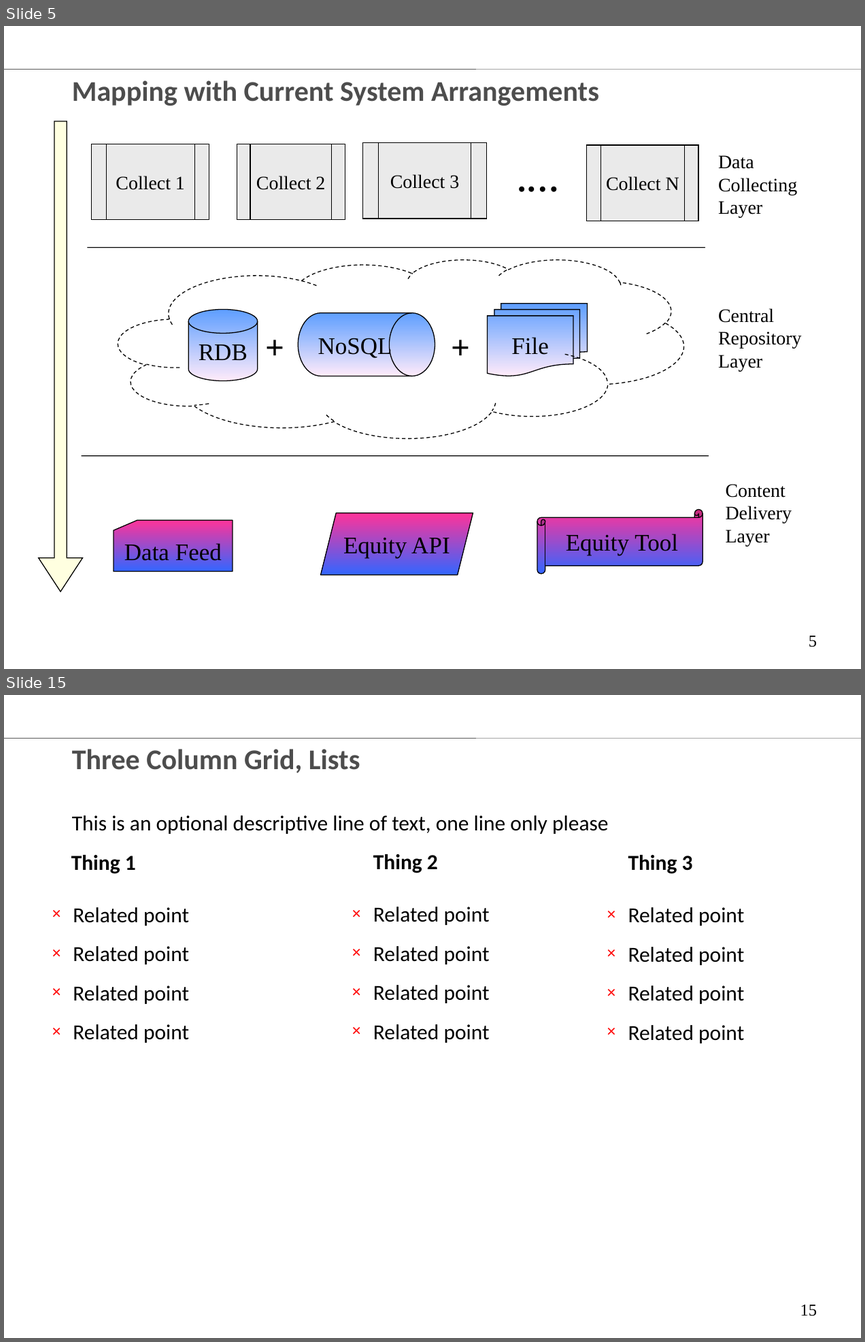
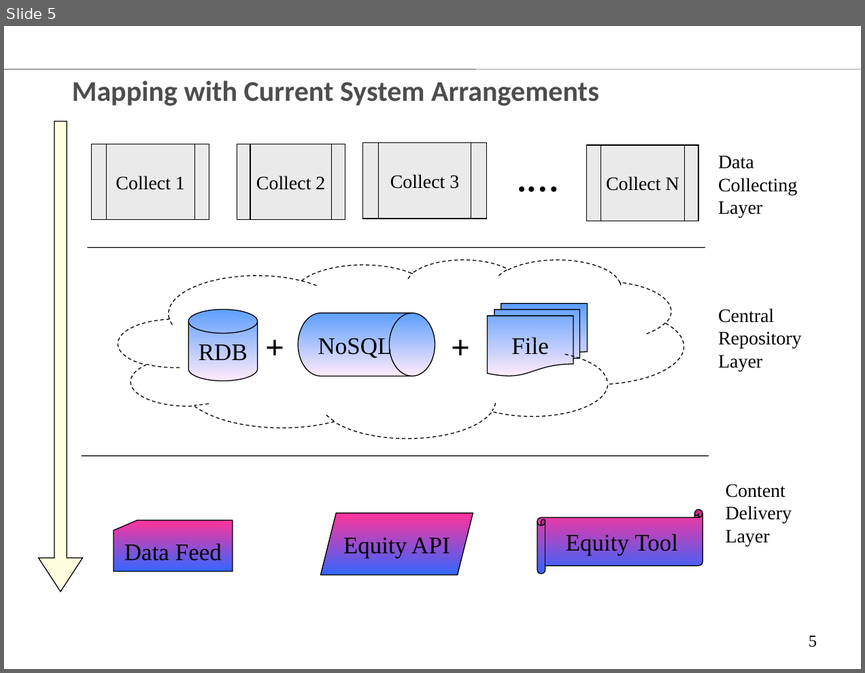
Before and after one commit to chenglx/myenv, a slide deck: Equity Data Technology Vision.ppt. Shown one above the other, each under a label of ours: slides 5 and 15 before the commit, slide 5 after it; the slides between them are not shown. The pictures are 865x1342 and 865x673 pixels, drawn with LibreOffice and Linux fonts; fonts in the diff are those of the drawing; background and template pictures are left out. Boxes give left, top, right and bottom in pixels: in the first picture for what was removed or moved away, otherwise in the second. Text is boxed around its words. In the diff, an @@ line names an element or a change of style, - is before the commit and + after.

```diff
--- a/Equity Data Technology Vision.ppt
+++ b/Equity Data Technology Vision.ppt
@@ slide 15 removed at bbox=[4, 695, 861, 1338], background #FFFFFF; not listed: 1 template element that a slide beside it also shows @@
@@ title removed at bbox=[72, 749, 608, 834] @@
-Three Column Grid, Lists
-This is an optional descriptive line of text, one line only please
@@ text removed at bbox=[71, 855, 189, 1042] @@
-Thing 1
-× Related point
-× Related point
-× Related point
-× Related point
@@ text removed at bbox=[373, 854, 490, 1042] @@
-Thing 2
-× Related point
-× Related point
-× Related point
-× Related point
@@ text removed at bbox=[628, 855, 744, 1043] @@
-Thing 3
-× Related point
-× Related point
-× Related point
-× Related point
@@ page number removed at bbox=[800, 1304, 817, 1316] @@
-15
```
Also in this commit, not shown: 2 slides changed, 19 other slides removed.
